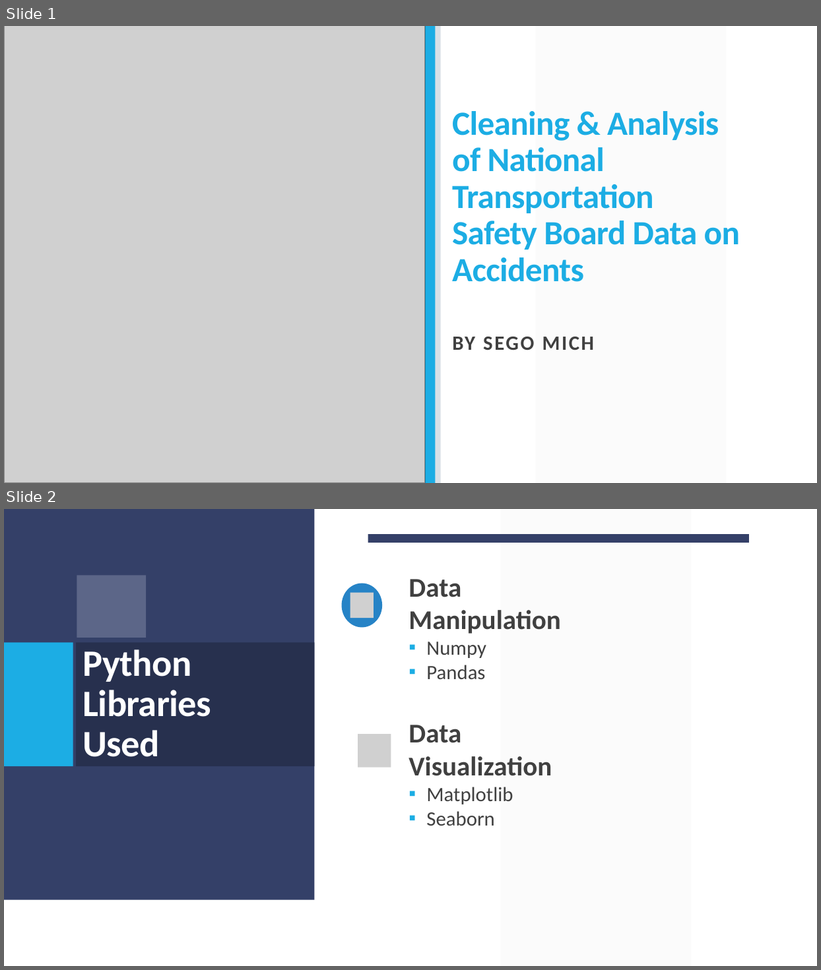
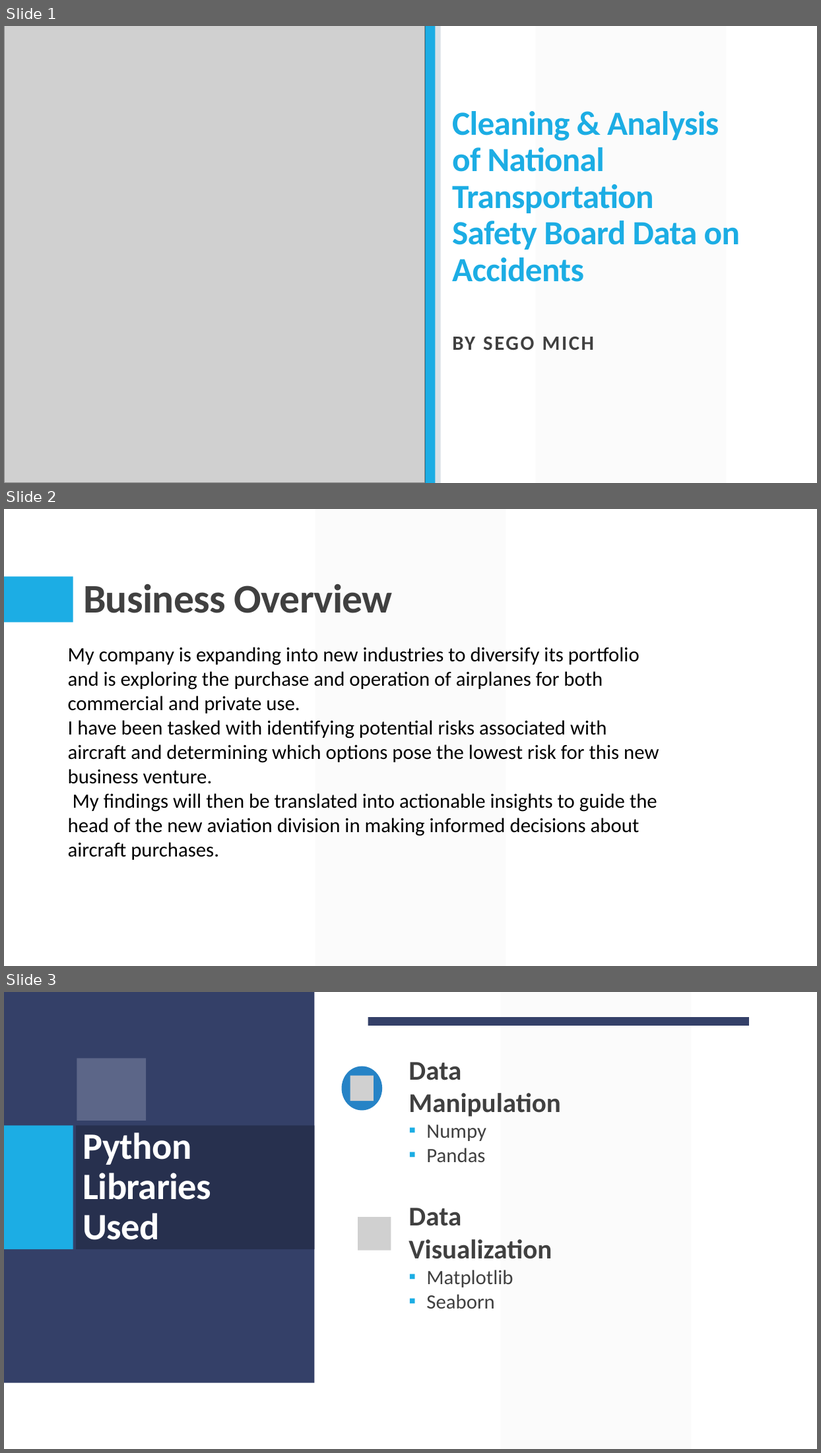
Before and after one commit to Sego-Mich/mich_phase_one_project, a slide deck: Cleaning_Analysis_of_ntsb_presentation.pptx. Shown one above the other, each under a label of ours: slides 1 and 2 before the commit, slides 1, 2 and 3 after it. The pictures are 821x970 and 821x1453 pixels, drawn with LibreOffice and Linux fonts; fonts in the diff are those of the drawing; grey boxes stand for pictures. Boxes give left, top, right and bottom in pixels: in the first picture for what was removed or moved away, otherwise in the second. Text is boxed around its words. In the diff, an @@ line names an element or a change of style, - is before the commit and + after.

```diff
--- a/Cleaning_Analysis_of_ntsb_presentation.pptx
+++ b/Cleaning_Analysis_of_ntsb_presentation.pptx
@@ slide 2 added at (x1=4, y1=509, x2=817, y2=966), background #FFFFFF @@
@@ parallelogram added at (x1=315, y1=509, x2=506, y2=966), fill #F2F2F2 at 30% opacity @@
@@ rectangle added at (x1=4, y1=577, x2=73, y2=623), fill #1CADE4 @@
@@ title added at (x1=83, y1=584, x2=393, y2=613), 48 pt, text #404040, bold @@
+Business Overview
@@ text added at (x1=68, y1=647, x2=659, y2=860), 24 pt, text #000000 @@
+My company is expanding into new industries to diversify its portfolio and is exploring the purchase and operation of airplanes for both commercial and private use.
+I have been tasked with identifying potential risks associated with aircraft and determining which options pose the lowest risk for this new business venture.
+My findings will then be translated into actionable insights to guide the head of the new aviation division in making informed decisions about aircraft purchases.
@@ what was slide 2 is now slide 3 @@
```
Also in this commit, not shown: 1 slide changed, 1 other slide added, 6 other files.
